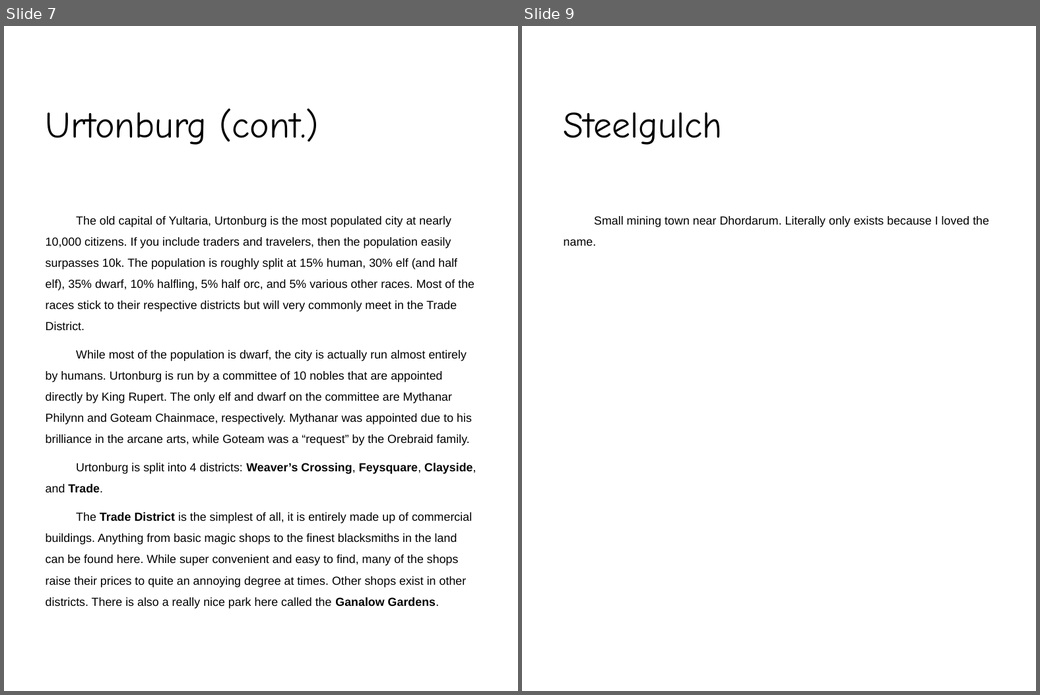
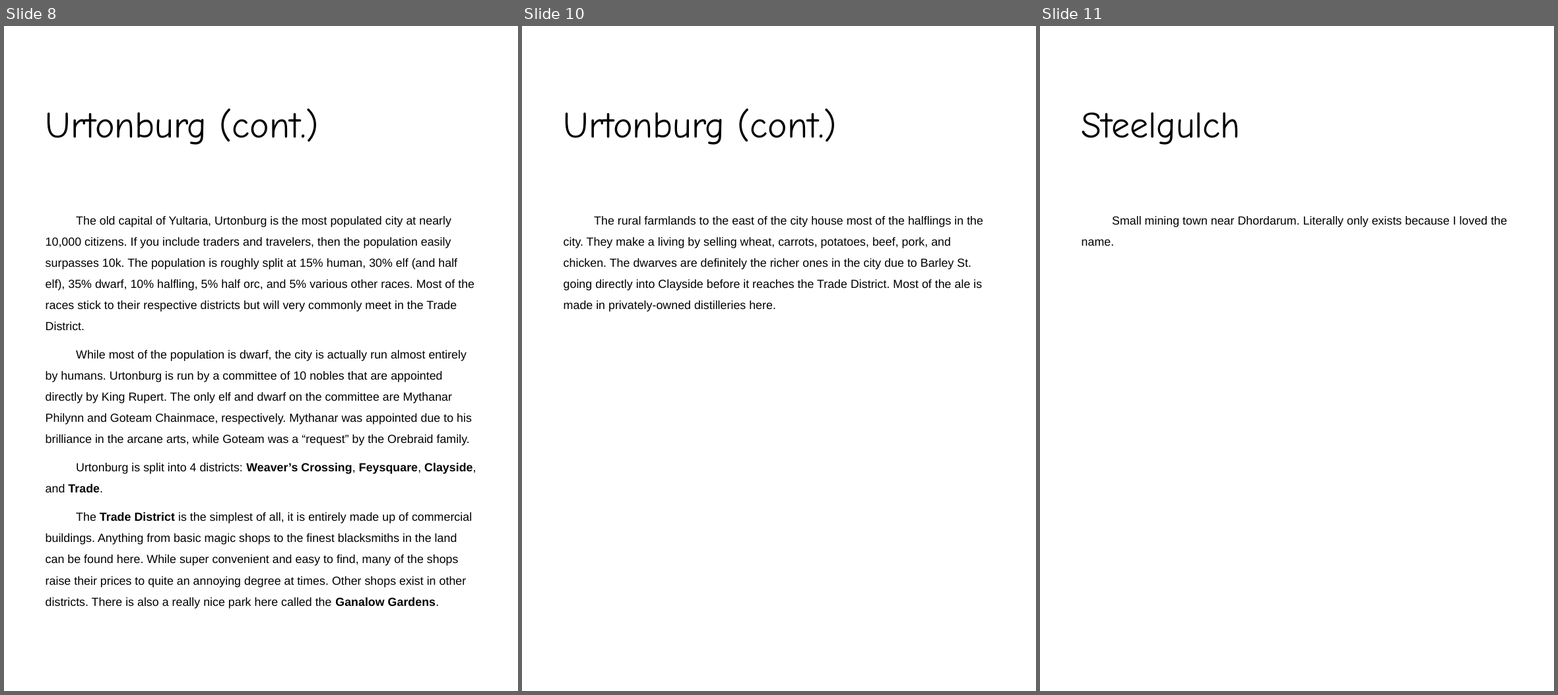
Before and after one commit to polic72/DnD-Stuff, a slide deck: The Jaws of Time.pptx. Shown side by side, each under a label of ours: slides 7 and 9 before the commit, slides 8, 10 and 11 after it; the slides between them are not shown. The pictures are 1040x695 and 1558x695 pixels, drawn with LibreOffice and Linux fonts; fonts in the diff are those of the drawing; background and template pictures are left out. Boxes give left, top, right and bottom in pixels: in the first picture for what was removed or moved away, otherwise in the second. Text is boxed around its words. In the diff, an @@ line names an element or a change of style, - is before the commit and + after.

Commit message:
Finished Urtonburg.

```diff
--- a/The Jaws of Time.pptx
+++ b/The Jaws of Time.pptx
@@ slide 10 added at (522, 26, 1036, 691), background picture (left out) @@
@@ title added at (564, 108, 837, 145), 44 pt, text #000000 @@
+Urtonburg (cont.)
@@ text added at (564, 216, 983, 312), 14 pt, text #000000 @@
+The rural farmlands to the east of the city house most of the halflings in the city. They make a living by selling wheat, carrots, potatoes, beef, pork, and chicken. The dwarves are definitely the richer ones in the city due to Barley St. going directly into Clayside before it reaches the Trade District. Most of the ale is made in privately-owned distilleries here.
@@ what was slide 7 is now slide 8 @@
@@ what was slide 9 is now slide 11 @@
```
Also in this commit, not shown: 1 slide changed, 2 other slides added, 1 slide removed.
